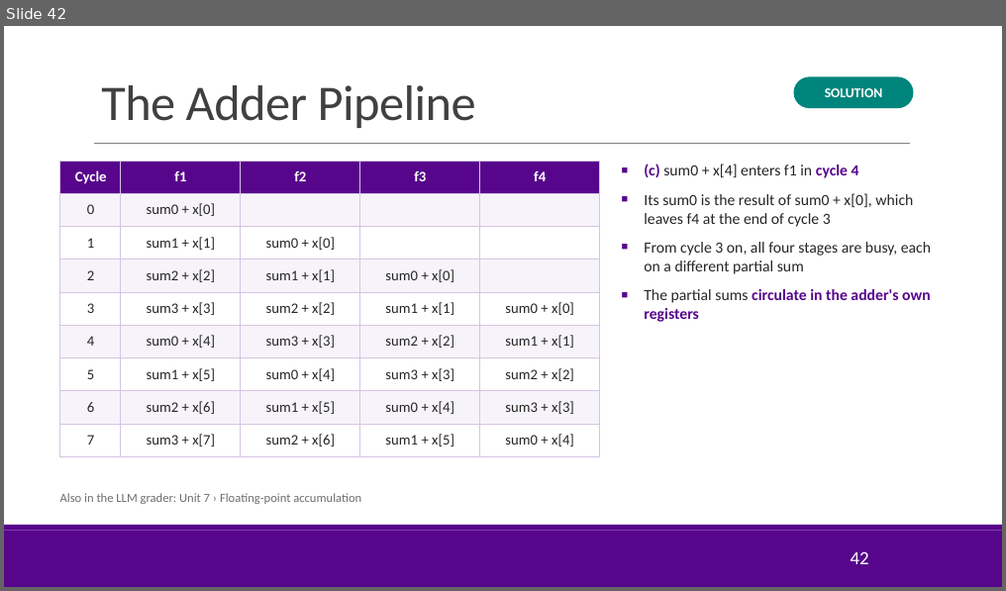
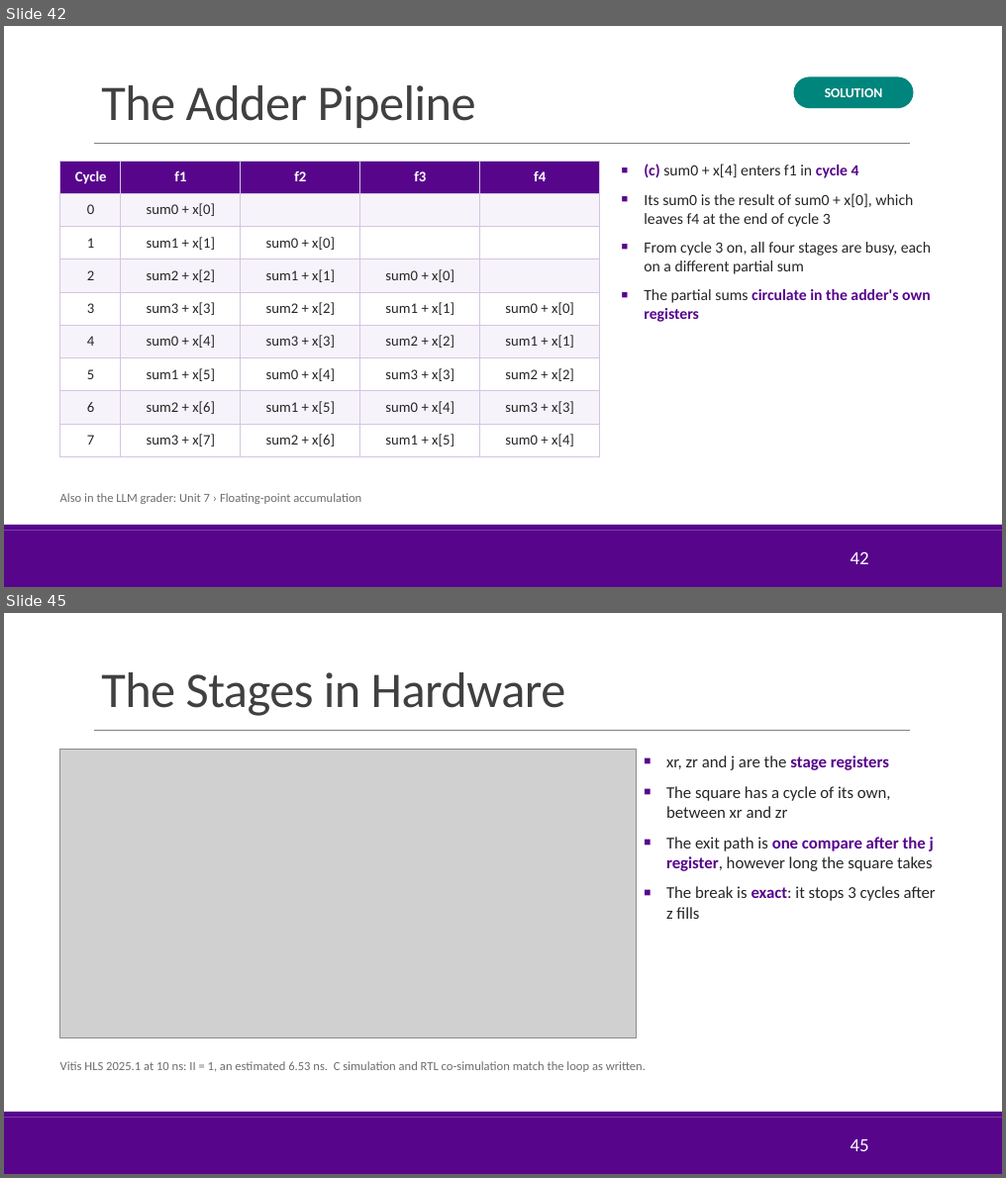
Before and after one commit to sdrangan/hwdesign, a slide deck: units/unit07_loopopt/loopopt.pptx. Shown one above the other, each under a label of ours: slide 42 before the commit, slides 42 and 45 after it; the slides between them are not shown. The pictures are 1006x591 and 1006x1178 pixels, drawn with LibreOffice and Linux fonts; fonts in the diff are those of the drawing; grey boxes stand for pictures; background and template pictures are left out. Boxes give left, top, right and bottom in pixels: in the first picture for what was removed or moved away, otherwise in the second. Text is boxed around its words. In the diff, an @@ line names an element or a change of style, - is before the commit and + after.

```diff
--- a/units/unit07_loopopt/loopopt.pptx
+++ b/units/unit07_loopopt/loopopt.pptx
@@ slide 45 added at (x1=4, y1=613, x2=1002, y2=1174), background #FFFFFF; not listed: 3 template elements that a slide beside it also shows @@
@@ title added at (x1=101, y1=672, x2=566, y2=716), 48 pt, text #404040 @@
+The Stages in Hardware
@@ picture added at (x1=60, y1=750, x2=637, y2=1038) @@
@@ text added at (x1=666, y1=756, x2=936, y2=919), 16 pt, text #262626 @@
+■ xr, zr and j are the stage registers
+■ The square has a cycle of its own, between xr and zr
+■ The exit path is one compare after the j register, however long the square takes
+■ The break is exact: it stops 3 cycles after z fills
@@ text added at (x1=60, y1=1061, x2=646, y2=1072), 12 pt, text #6E6E6E @@
+Vitis HLS 2025.1 at 10 ns: II = 1, an estimated 6.53 ns. C simulation and RTL co-simulation match the loop as written.
@@ page number added at (x1=850, y1=1140, x2=869, y2=1152), 18 pt, text #FFFFFF @@
+45
```
Also in this commit, not shown: 3 other slides added, 7 other files.
